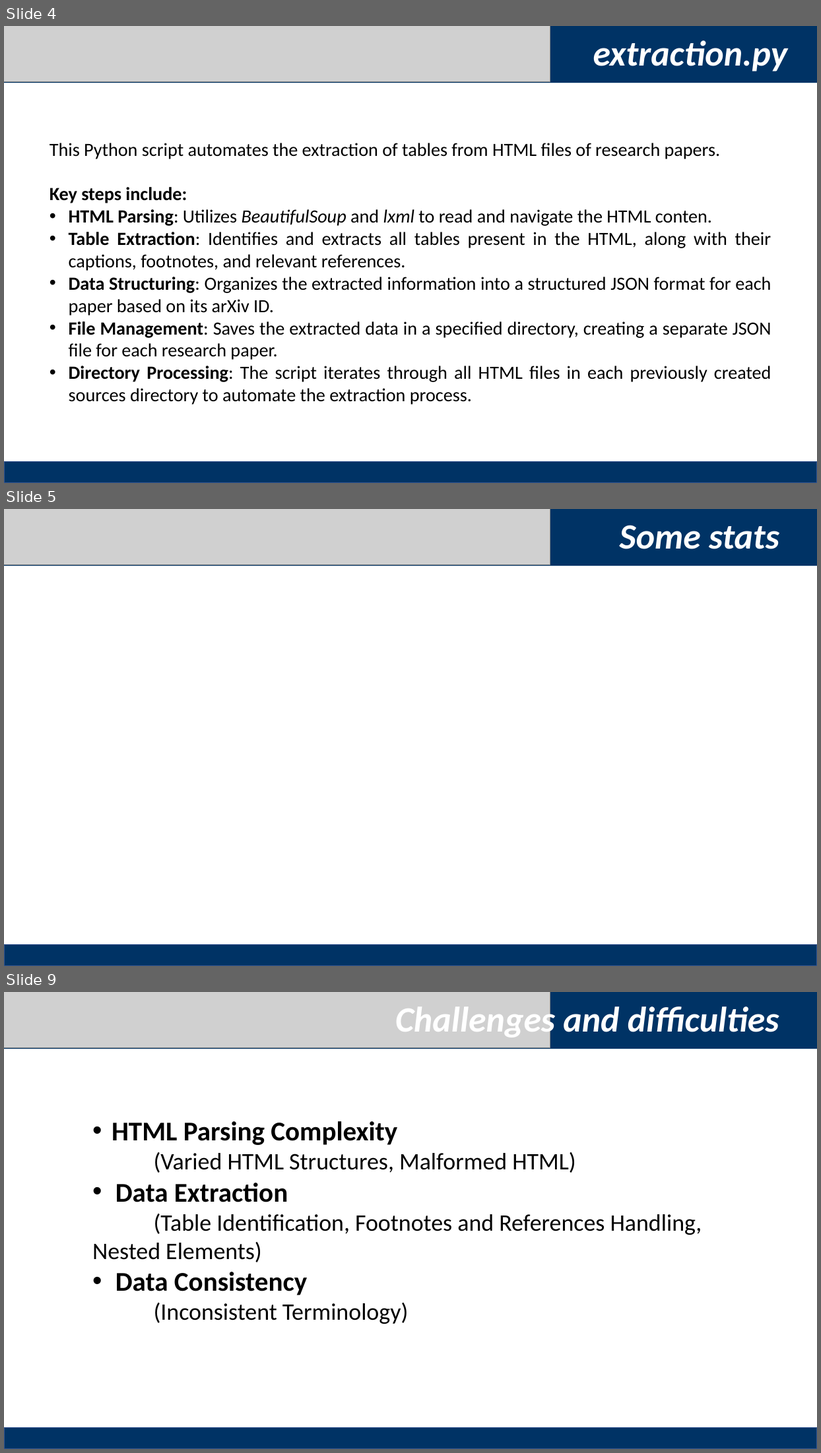
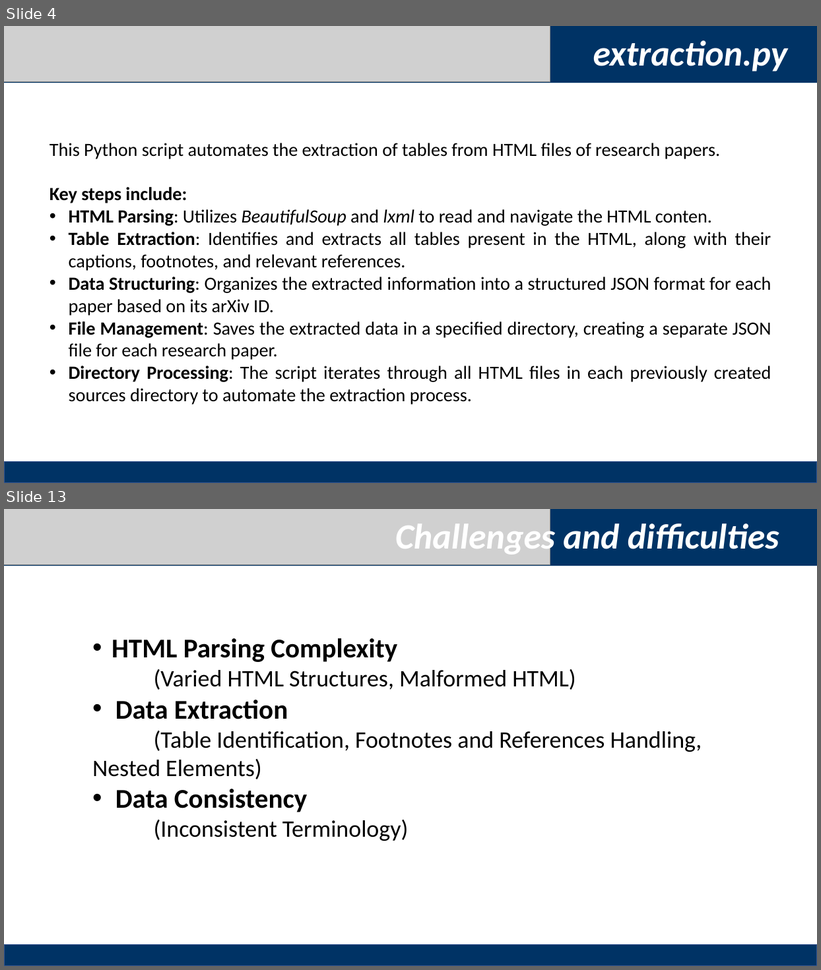
Before and after one commit to haowen3012/ID-Homerwork1, a slide deck: homework1/Homework1.pptx. Shown one above the other, each under a label of ours: slides 4, 5 and 9 before the commit, slides 4 and 13 after it; the slides between them are not shown. The pictures are 821x1453 and 821x970 pixels, drawn with LibreOffice and Linux fonts; fonts in the diff are those of the drawing; grey boxes stand for pictures. Boxes give left, top, right and bottom in pixels: in the first picture for what was removed or moved away, otherwise in the second. Text is boxed around its words. In the diff, an @@ line names an element or a change of style, - is before the commit and + after.

```diff
--- a/homework1/Homework1.pptx
+++ b/homework1/Homework1.pptx
@@ slide 5 removed at [4,509,817,966], background #FFFFFF @@
@@ rectangle removed at [4,509,817,566] @@
@@ picture removed at [4,509,550,564] @@
@@ text removed at [620,525,780,549] @@
-Some stats
@@ rectangle removed at [4,945,817,966] @@
@@ what was slide 9 is now slide 13 @@
```
Also in this commit, not shown: 2 slides changed, 8 slides added, 3 other slides removed.
